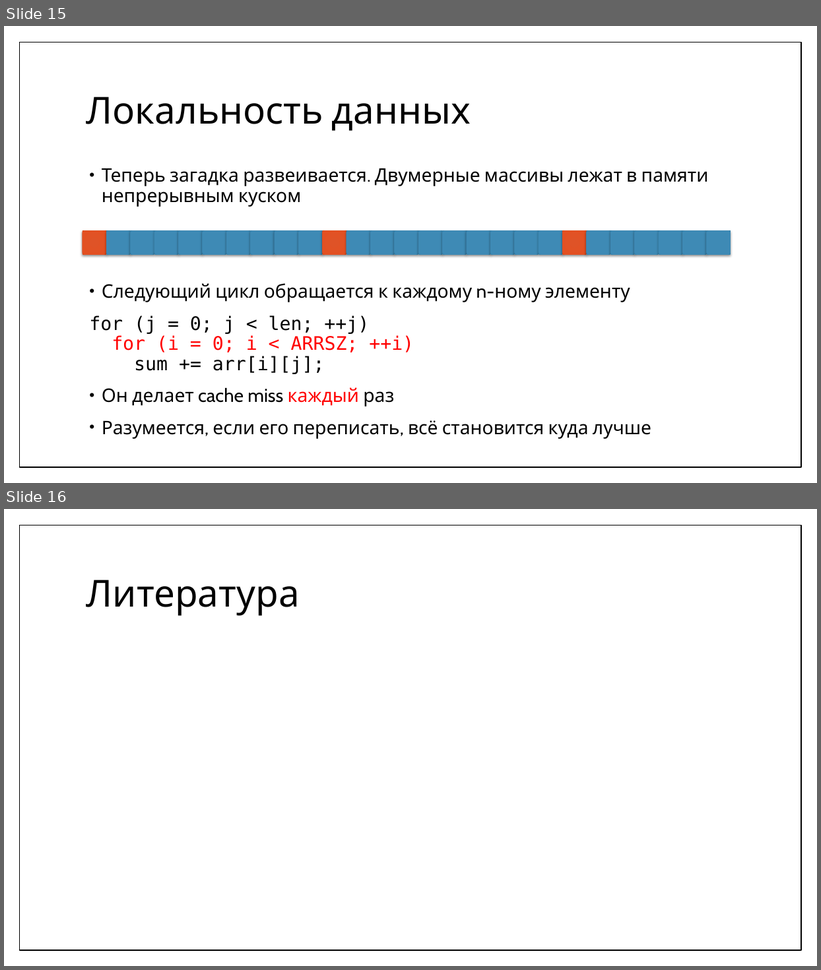
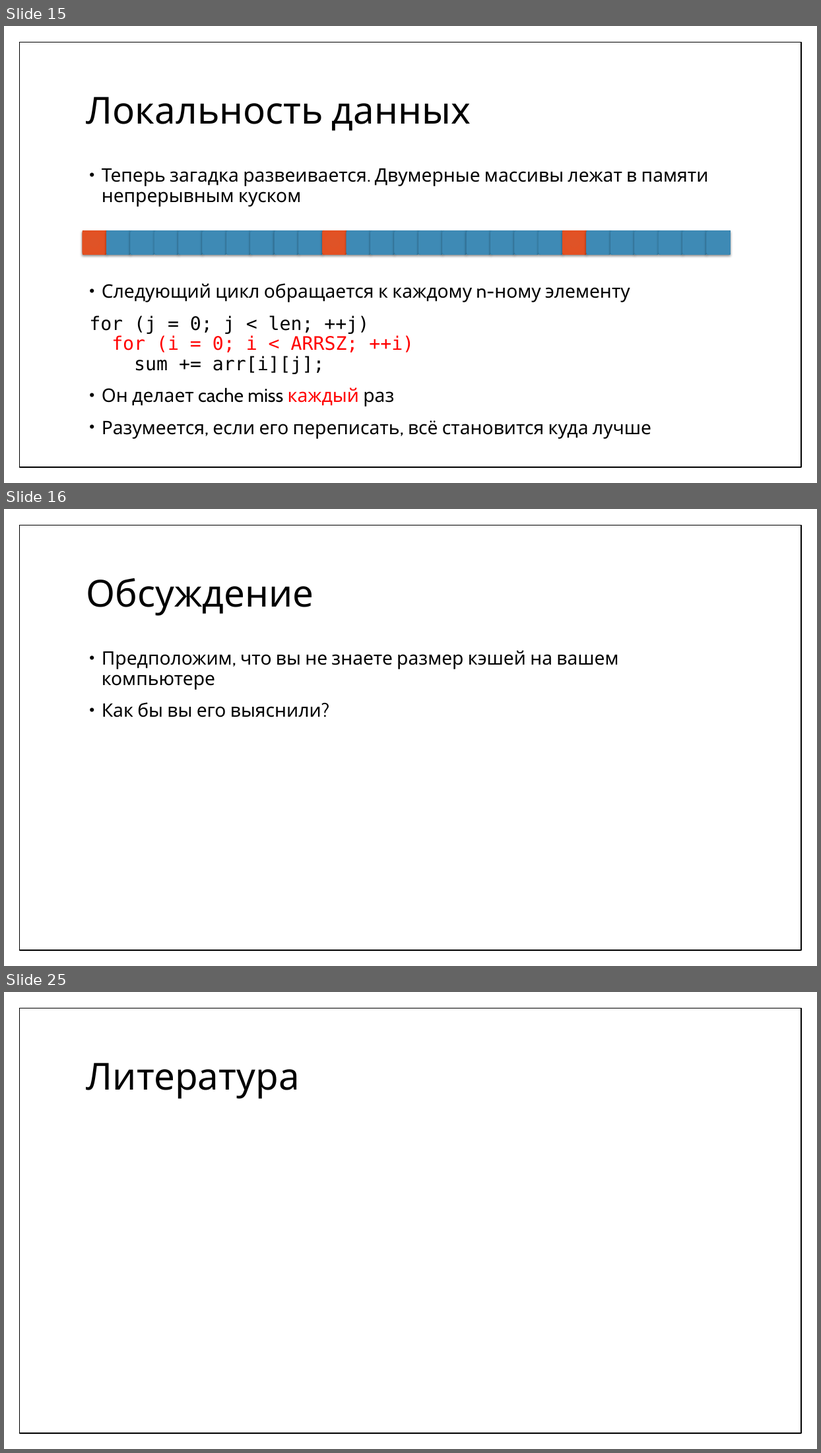
Before and after one commit to MIPT-ILab/cpp-lects-rus, a slide deck: other_lects/informatics/08-realworld.pptx. Shown one above the other, each under a label of ours: slides 15 and 16 before the commit, slides 15, 16 and 25 after it; the slides between them are not shown. The pictures are 821x970 and 821x1453 pixels, drawn with LibreOffice and Linux fonts; fonts in the diff are those of the drawing; grey boxes stand for pictures. Boxes give left, top, right and bottom in pixels: in the first picture for what was removed or moved away, otherwise in the second. Text is boxed around its words. In the diff, an @@ line names an element or a change of style, - is before the commit and + after.

```diff
--- a/other_lects/informatics/08-realworld.pptx
+++ b/other_lects/informatics/08-realworld.pptx
@@ slide 16 added at [4,509,817,966], background #FFFFFF; not listed: 1 template element that a slide beside it also shows @@
@@ title added at [86,578,314,616], 44 pt, text #000000 @@
+Обсуждение
@@ text added at [102,650,618,718], 22 pt, text #000000 @@
+• Предположим, что вы не знаете размер кэшей на вашем компьютере
+• Как бы вы его выяснили?
@@ what was slide 16 is now slide 25 @@
```
Also in this commit, not shown: 8 other slides added, 22 other files.
